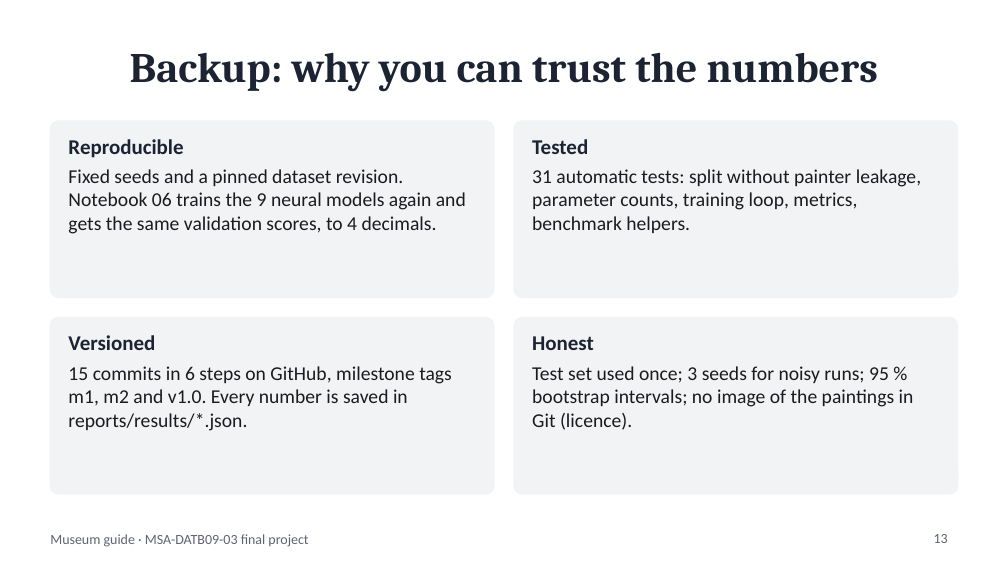
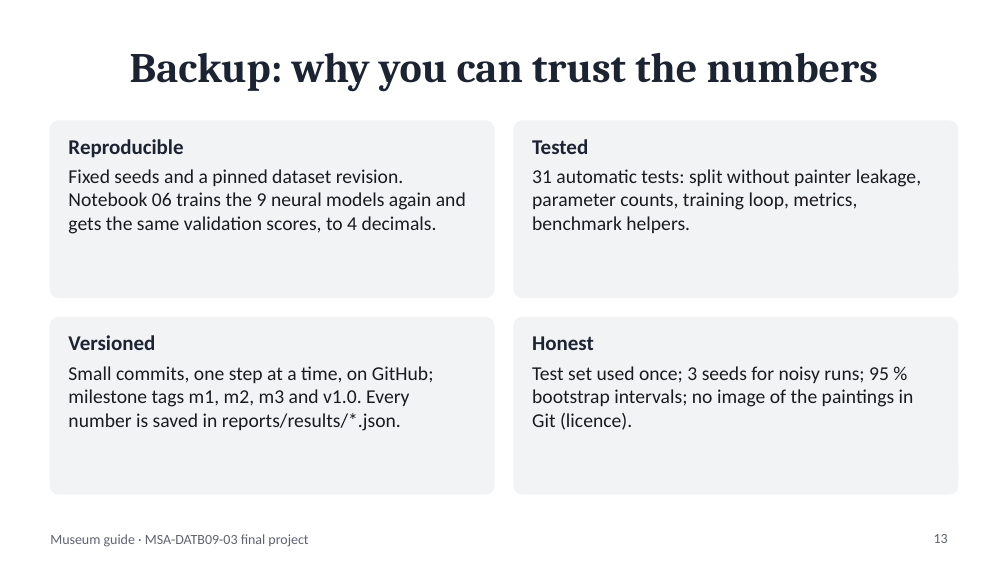
Before and after one commit to BenjaminAHS/neural-network-project, a slide deck: slide 13 of docs/museum_guide_presentation.pptx. Drawn at 1008x567 pixels with LibreOffice and Linux fonts; fonts in the diff are those of the drawing. Boxes give left, top, right and bottom in pixels: in the first picture for what was removed or moved away, otherwise in the second. Text is boxed around its words. In the diff, an @@ line names an element or a change of style, - is before the commit and + after.

Commit message:
Explain every step with simple analogies in the study guide and mention the m3 tag

```diff
--- a/docs/museum_guide_presentation.pptx
+++ b/docs/museum_guide_presentation.pptx
@@ text at [68,366,434,431]: text changed @@
-15 commits in 6 steps on GitHub, milestone tags m1, m2 and v1.0. Every number is saved in reports/results/*.json.
+Small commits, one step at a time, on GitHub; milestone tags m1, m2, m3 and v1.0. Every number is saved in reports/results/*.json.
```
Also in this commit, not shown: 2 other files.
